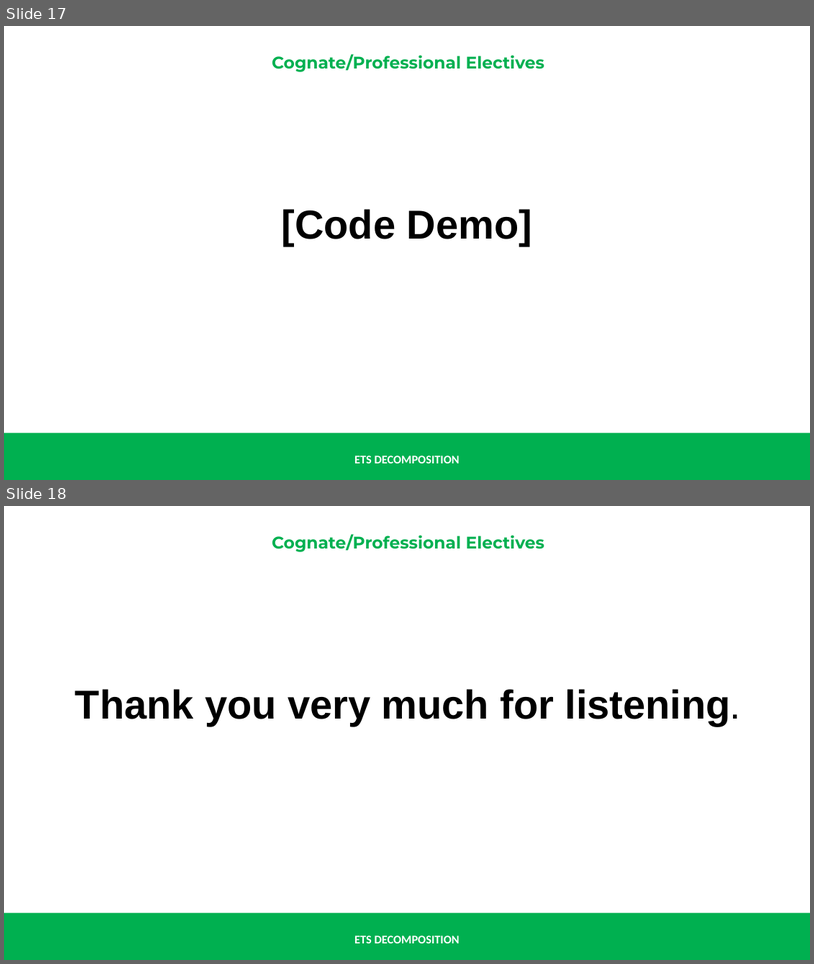
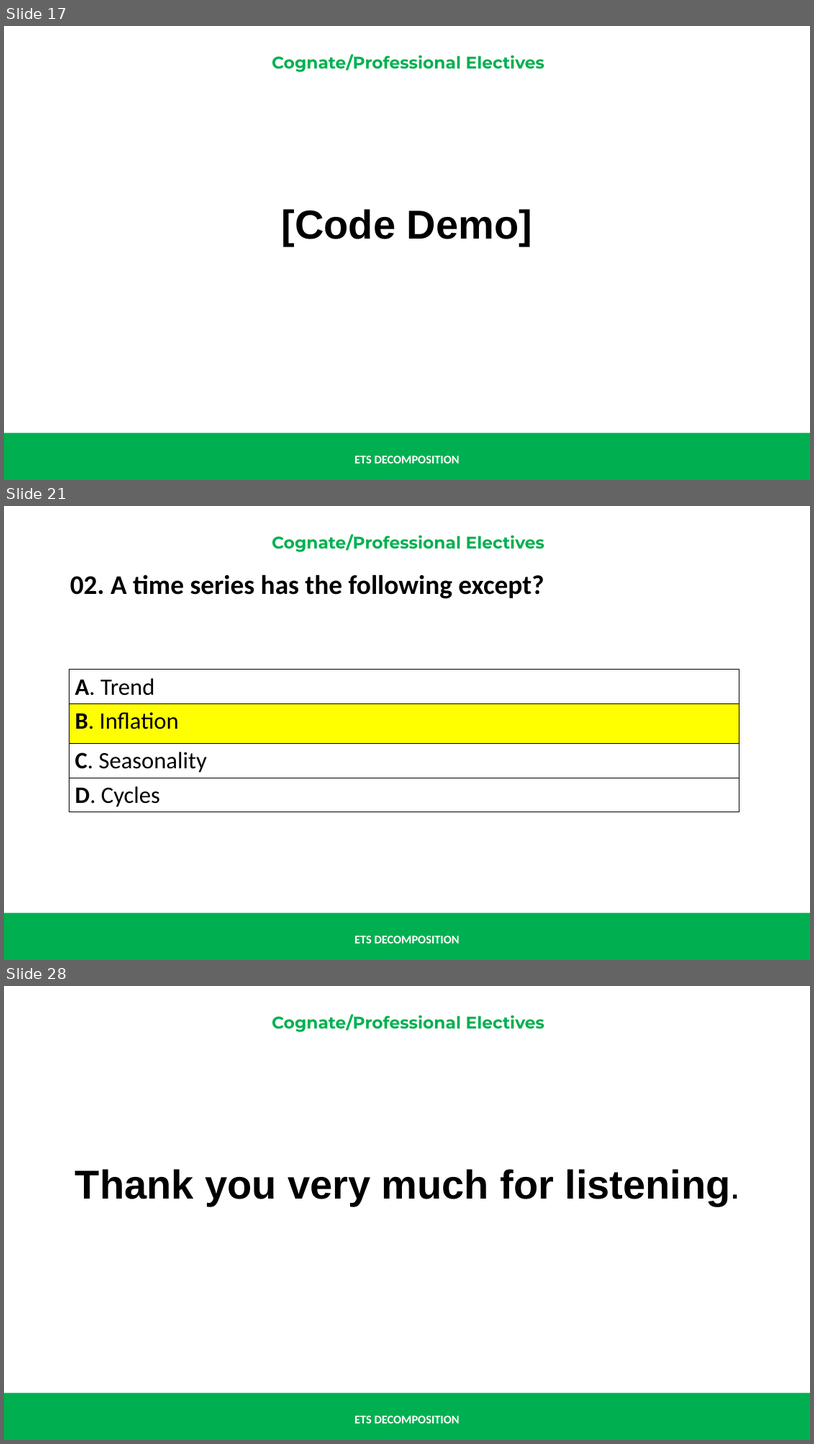
Before and after one commit to renatomaaliw3/public_files, a slide deck: CPE Electives (1 - 3)/01. Lectures Notebook/000. Presentations & Text Books/01. Presentation Slides/06.3 ETS Decomposition.pptx. Shown one above the other, each under a label of ours: slides 17 and 18 before the commit, slides 17, 21 and 28 after it; the slides between them are not shown. The pictures are 814x964 and 814x1444 pixels, drawn with LibreOffice and Linux fonts; fonts in the diff are those of the drawing. Boxes give left, top, right and bottom in pixels: in the first picture for what was removed or moved away, otherwise in the second. Text is boxed around its words. In the diff, an @@ line names an element or a change of style, - is before the commit and + after.

```diff
--- a/CPE Electives (1 - 3)/01. Lectures Notebook/000. Presentations & Text Books/01. Presentation Slides/06.3 ETS Decomposition.pptx
+++ b/CPE Electives (1 - 3)/01. Lectures Notebook/000. Presentations & Text Books/01. Presentation Slides/06.3 ETS Decomposition.pptx
@@ slide 21 added at <box>4,506,810,960</box>, background #FFFFFF; not listed: 3 template elements that a slide beside it also shows @@
@@ text added at <box>70,574,544,599</box>, 32 pt, text #000000, bold @@
+02. A time series has the following except?
@@ table added at <box>70,669,740,812</box>, 4 rows, 1 columns @@
+A. Trend
+B. Inflation
+C. Seasonality
+D. Cycles
@@ what was slide 18 is now slide 28 @@
```
Also in this commit, not shown: 9 other slides added, 16 other files.
